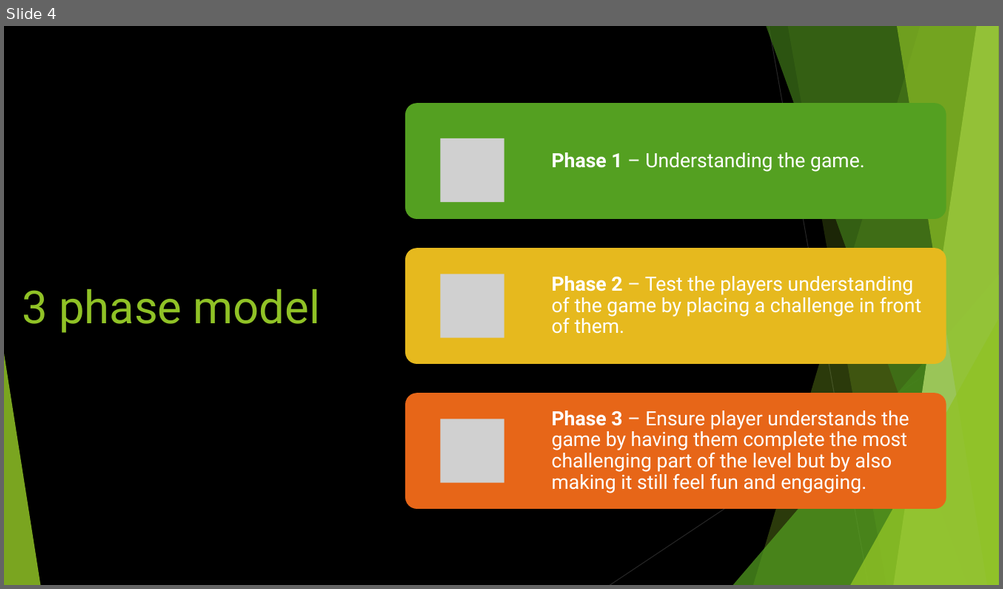
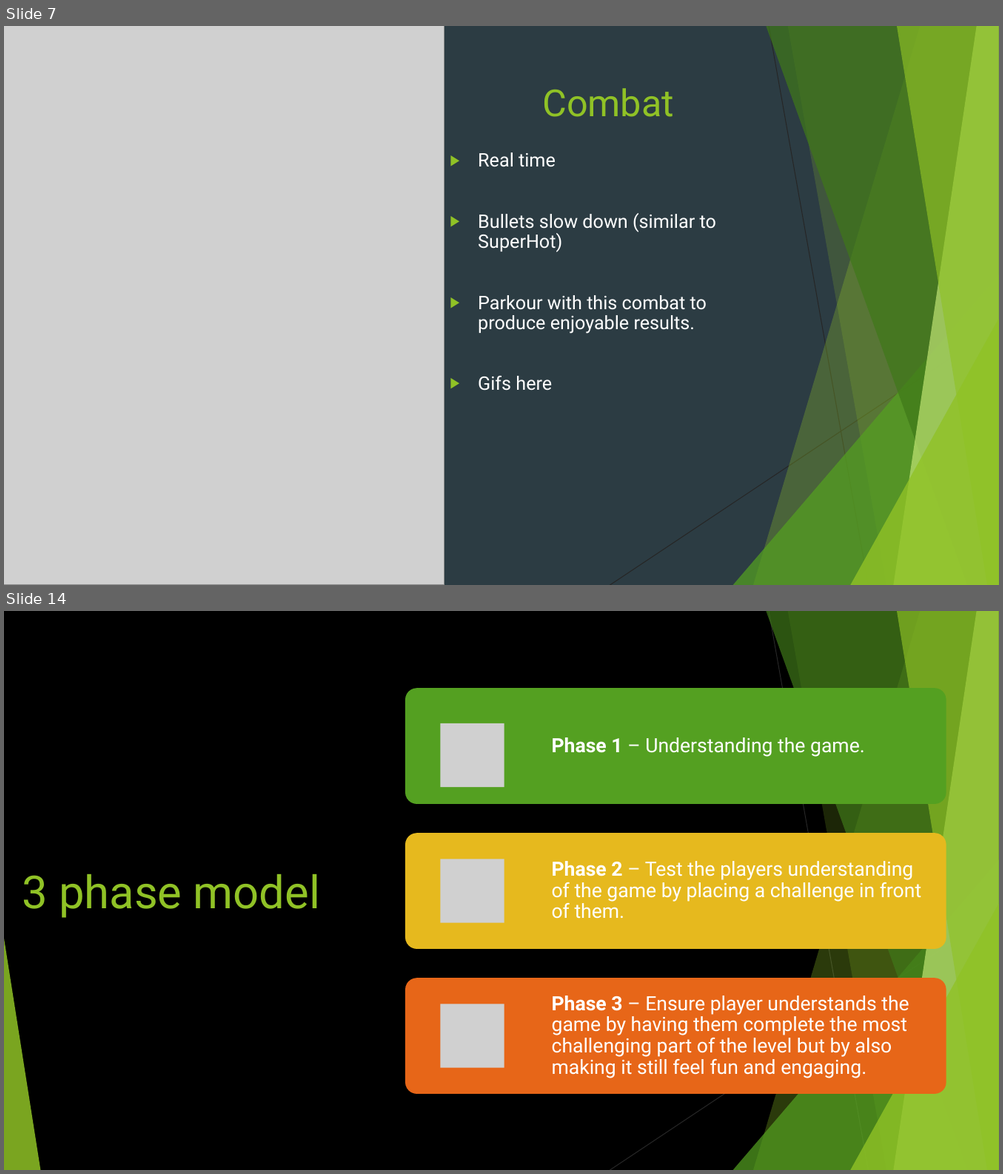
Before and after one commit to Pilokio/Tranzfuser, a slide deck: Virtual Pitch Presentation/Pitch.pptx. Shown one above the other, each under a label of ours: slide 4 before the commit, slides 7 and 14 after it; the slides between them are not shown. The pictures are 1003x589 and 1003x1174 pixels, drawn with LibreOffice and Linux fonts; fonts in the diff are those of the drawing; grey boxes stand for pictures. Boxes give left, top, right and bottom in pixels: in the first picture for what was removed or moved away, otherwise in the second. Text is boxed around its words. In the diff, an @@ line names an element or a change of style, - is before the commit and + after.

```diff
--- a/Virtual Pitch Presentation/Pitch.pptx
+++ b/Virtual Pitch Presentation/Pitch.pptx
@@ slide 7 added at (4, 26, 999, 585), background #2C3C43; not listed: 10 template elements that a slide beside it also shows @@
@@ picture added at (4, 26, 444, 585) @@
@@ title added at (542, 88, 674, 117), 36 pt, text #90C226 @@
+Combat
@@ text added at (478, 153, 716, 391), 18 pt, text #FFFFFF @@
+▶ Real time
+▶ Bullets slow down (similar to SuperHot)
+▶ Parkour with this combat to produce enjoyable results.
+▶ Gifs here
@@ what was slide 4 is now slide 14 @@
```
Also in this commit, not shown: 1 slide changed, 11 other slides added, 3 slides removed.
